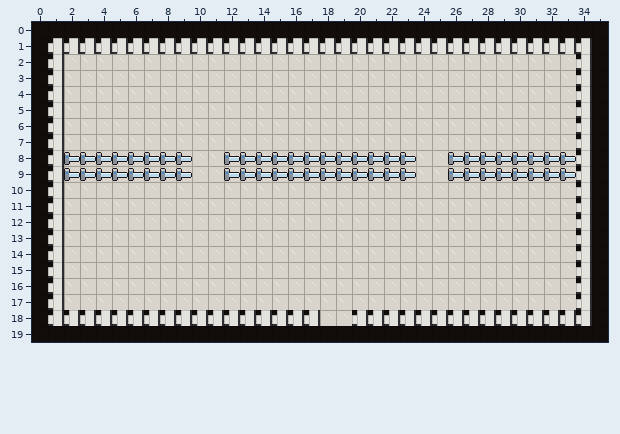
Tiled map (JSON) -- data/tk_maps/w21/seoul/one-international.tmj. That is the earlier state.
Cells are 16x16 px. Shown: x 0..35, y 0..19.
Once edited:
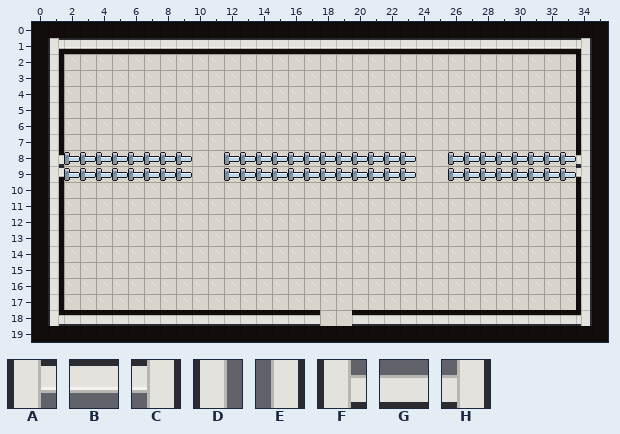
Key: from "seoul_tiles": A 60, B 61, C 62, D 64, E 66, F 68, G 69, H 70.
_ is an empty cell.
What changed:
Layer "wall":
The edit turns tile H into tile A in row 1 at x 1; in row 9 at x 1.
The edit turns tile H into tile B in row 1 at x 2 to 33.
The edit turns tile H into tile C in row 1 at x 34; in row 9 at x 34.
The edit turns tile H into tile D in rows 2 to 7 at x 1; in rows 10 to 17 at x 1.
The edit turns tile H into tile E in rows 2 to 7 at x 34; in rows 10 to 17 at x 34.
The edit turns tile H into tile F in row 8 at x 1; in row 18 at x 1.
The edit turns tile H into tile G in row 18 at x 2 to 17 and 20 to 33.
